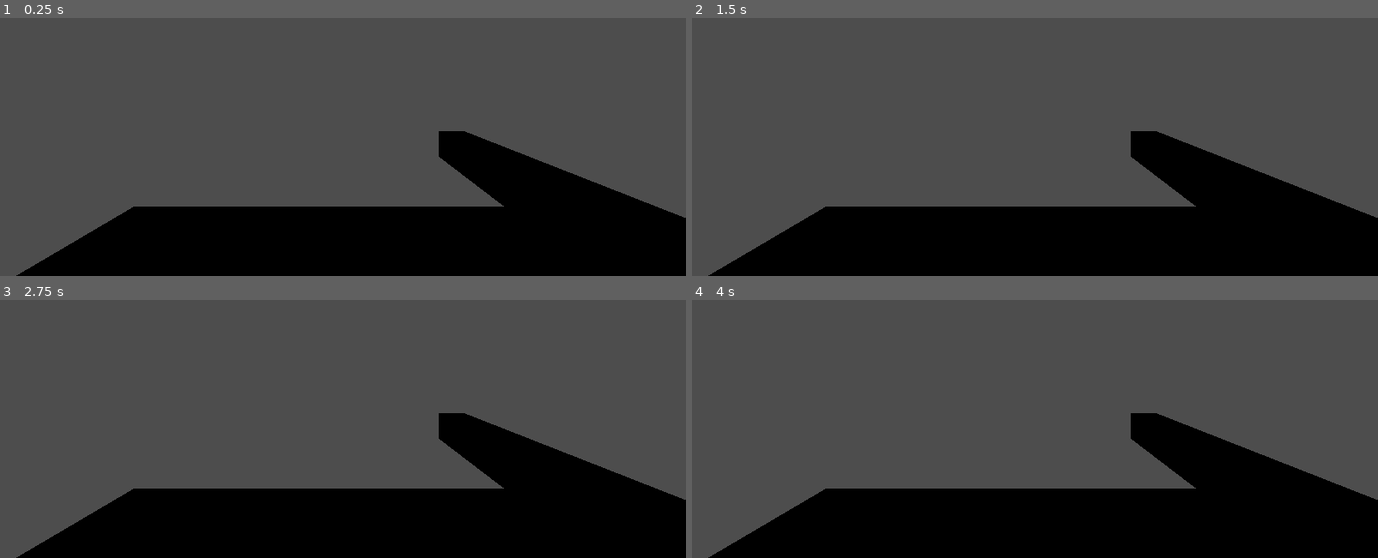
Above: before the commit, frames 1-4 (two rows, left to right).
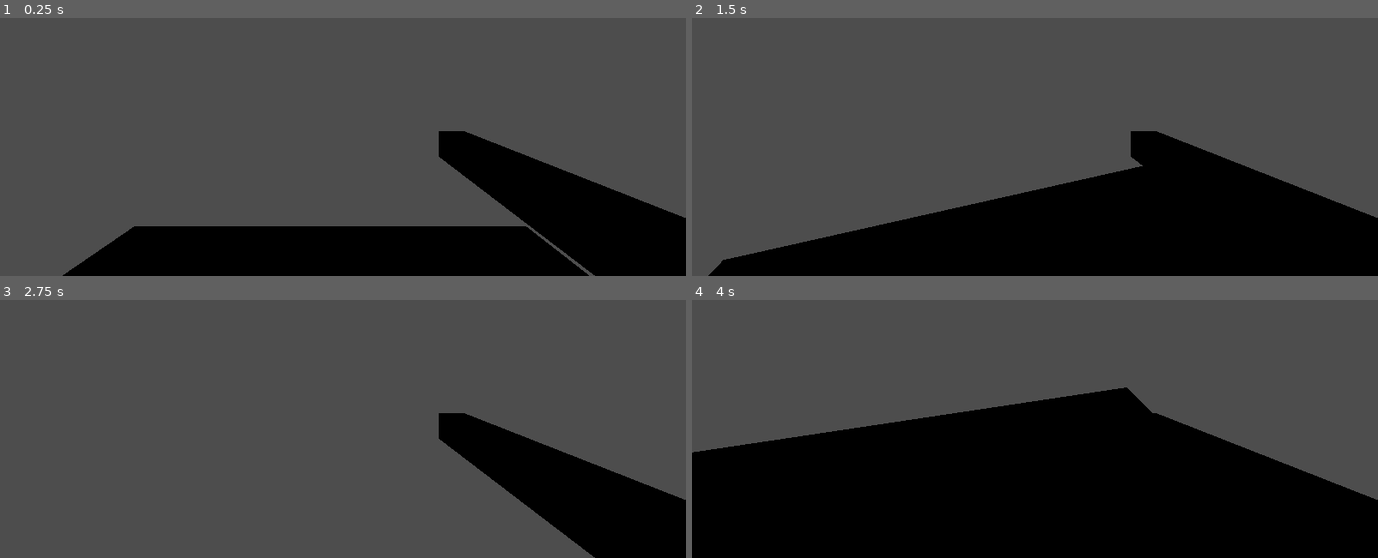
Above: after the commit, the same moments.

Repository: BurntPeanutButter/sturdy-octo-invention
Game: Godot game, scene res://Platform.tscn
The game is run twice, just before and just after one commit, with the same random seed, the same clock (stepped at 60 frames per second) and the same inputs. Before the commit the project has no main scene; this scene is started directly in both runs.
Inputs (mouse positions are in pixels of both pictures, inside the frame that each line leads up to):
- Up to frame 1 (0.25 s): no input
- Up to frame 2 (1.5 s): tap Enter at 0.5 s; move the mouse to (1185, 64) at 0.52 s; tap Space at 1.25 s; move the mouse to (897, 103) at 1.27 s
- Up to frame 3 (2.75 s): tap Enter at 2 s; move the mouse to (outside the picture) at 2.02 s
- Up to frame 4 (4 s): tap Space at 2.75 s; move the mouse to (1000, 441) at 2.77 s; tap Enter at 3.5 s; move the mouse to (1240, 423) at 3.52 s

The runs differ from the first frame. In frame 1, 5.7% of the frame differs, in the area x 2-87%, y 73-100%; in frame 2, 4.6%; in frame 3, 19%; in frame 4, 21%, in the area x 0-74%, y 33-100%.

Commit message:
MoveCamera

Diff:
--- a/horror/Platform.tscn
+++ b/horror/Platform.tscn
@@ -18,4 +18,4 @@
 skeleton = NodePath("../..")
 
 [node name="CharacterBody3D" parent="CollisionShape3D" instance=ExtResource("1_ibub6")]
-transform = Transform3D(1, 0, 0, 0, 1, 0, 0, 0, 1, 0.162465, 0.25, 0.704073)
+transform = Transform3D(1, 0, 0, 0, 1, 0, 0, 0, 1, 0.162465, 0.506395, 0.704073)
--- a/horror/Player.tscn
+++ b/horror/Player.tscn
@@ -1,25 +1,24 @@
 [gd_scene load_steps=4 format=3 uid="uid://b5k3or1cinyej"]
 
+[ext_resource type="Script" uid="uid://b6nsq7jacqhom" path="res://player.gd" id="1_xhfnw"]
+
 [sub_resource type="CapsuleShape3D" id="CapsuleShape3D_0rwas"]
-
-[sub_resource type="CapsuleMesh" id="CapsuleMesh_xhfnw"]
 
 [sub_resource type="BoxMesh" id="BoxMesh_kpjcp"]
 size = Vector3(0.1, 0.1, 1)
 
 [node name="CharacterBody3D" type="CharacterBody3D"]
+script = ExtResource("1_xhfnw")
 
 [node name="CollisionShape3D" type="CollisionShape3D" parent="."]
 transform = Transform3D(1, 0, 0, 0, 1, 0, 0, 0, 1, 0, 1, 0)
 shape = SubResource("CapsuleShape3D_0rwas")
 
 [node name="Camera3D" type="Camera3D" parent="."]
+unique_name_in_owner = true
 transform = Transform3D(1, 0, 0, 0, 1, 0, 0, 0, 1, 0, 1.56866, 0)
 
-[node name="MeshInstance3D" type="MeshInstance3D" parent="."]
-transform = Transform3D(1, 0, 0, 0, 1, 0, 0, 0, 1, 0, 1, 0)
-mesh = SubResource("CapsuleMesh_xhfnw")
-
-[node name="MeshInstance3D2" type="MeshInstance3D" parent="."]
-transform = Transform3D(1, 0, 0, 0, 1, 0, 0, 0, 1, 0.425239, 1.3318, -0.483537)
+[node name="MeshInstance3D2" type="MeshInstance3D" parent="Camera3D"]
+transform = Transform3D(1, 0, 0, 0, 1, 0, 0, 0, 1, 0.425239, -0.23686, -0.483537)
 mesh = SubResource("BoxMesh_kpjcp")
+skeleton = NodePath("../..")
--- /dev/null
+++ b/horror/player.gd
@@ -0,0 +1,15 @@
+extends CharacterBody3D
+
+var sensitivity: float = 0.3
+var limitKamera: float = 80.0
+
+func _unhandled_input(event: InputEvent) -> void:
+	if event is InputEventMouseMotion:
+		# Beweeg links en regs
+		rotation_degrees.y -= event.relative.x * sensitivity
+		#Beweeg op en af
+		%Camera3D.rotation_degrees.x -= event.relative.y * sensitivity
+		#Limit Kamera sodat dit nie te ver op/af kyk nie
+		%Camera3D.rotation_degrees.x = clamp(
+			%Camera3D.rotation_degrees.x, -limitKamera, limitKamera
+			)
--- a/horror/project.godot
+++ b/horror/project.godot
@@ -11,6 +11,7 @@
 [application]
 
 config/name="Horror"
+run/main_scene="uid://ch5uini76gy6j"
 config/features=PackedStringArray("4.4", "Forward Plus")
 config/icon="res://icon.svg"
 
Not shown, added: horror/player.gd.uid
